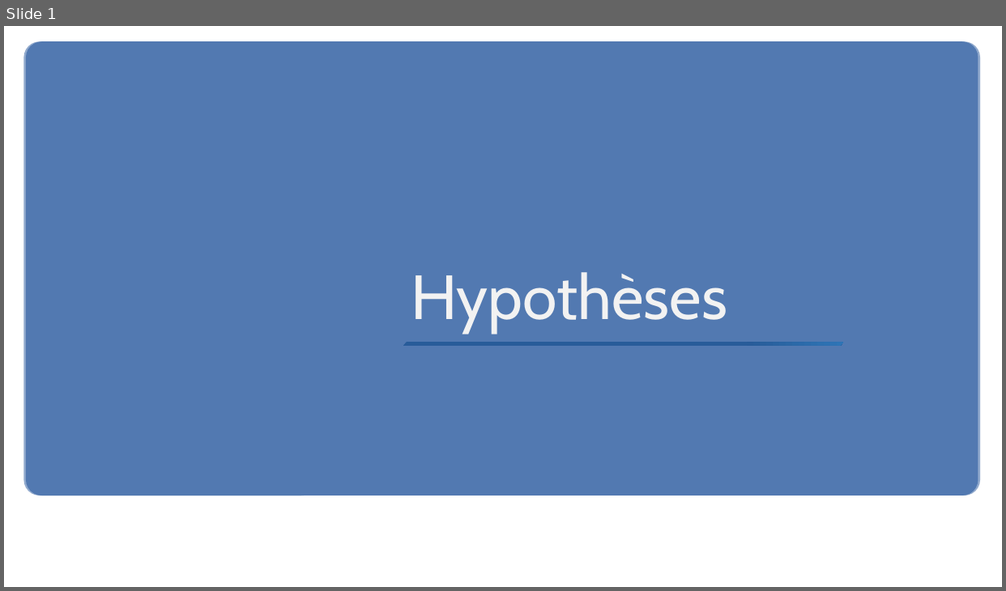
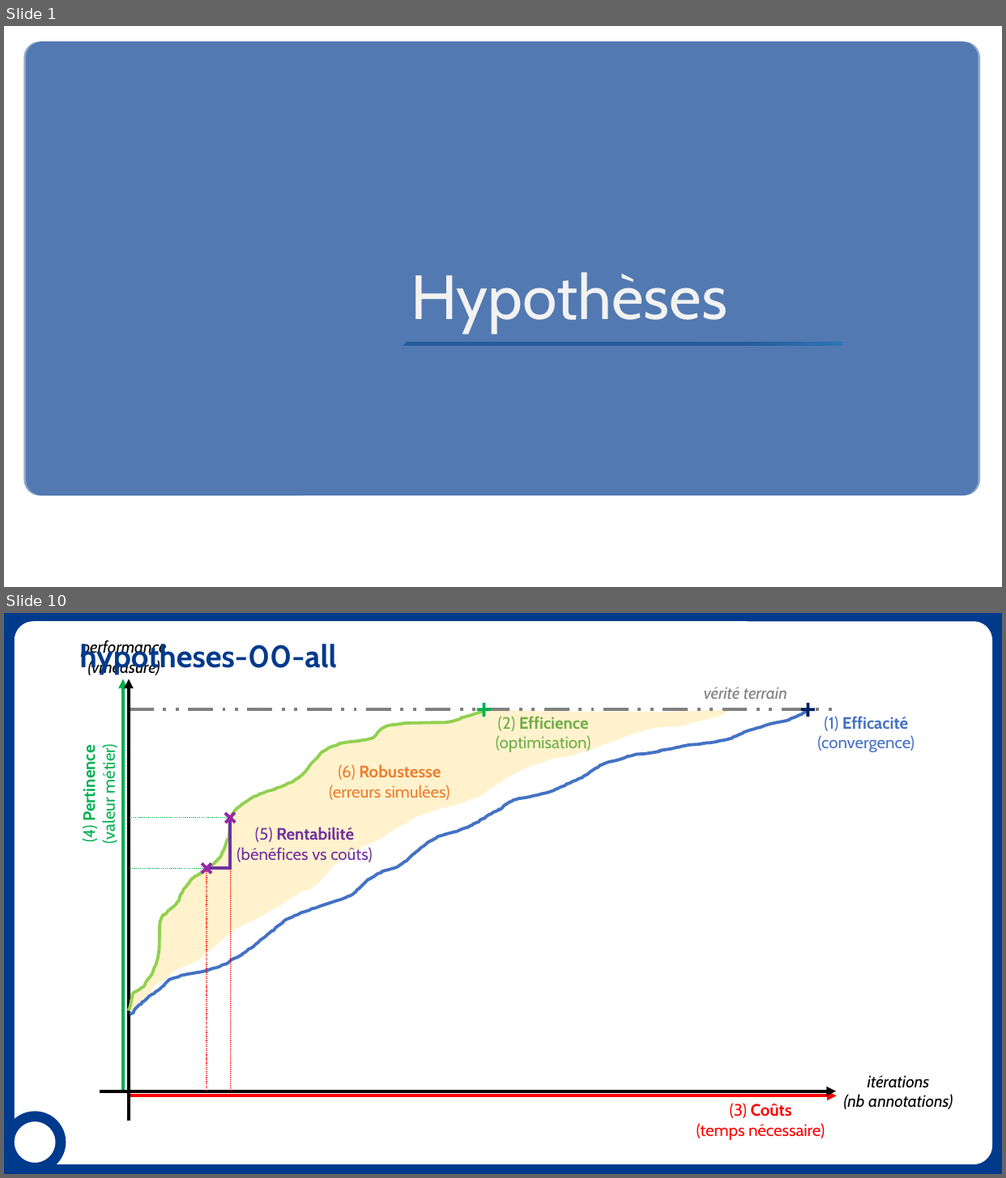
Before and after one commit to erwanschild/interactive-clustering-phd-report, a slide deck: draft/hypotheses.pptx. Shown one above the other, each under a label of ours: slide 1 before the commit, slides 1 and 10 after it; the slides between them are not shown. The pictures are 1006x591 and 1006x1178 pixels, drawn with LibreOffice and Linux fonts; fonts in the diff are those of the drawing; background and template pictures are left out. Boxes give left, top, right and bottom in pixels: in the first picture for what was removed or moved away, otherwise in the second. Text is boxed around its words. In the diff, an @@ line names an element or a change of style, - is before the commit and + after.

```diff
--- a/draft/hypotheses.pptx
+++ b/draft/hypotheses.pptx
@@ slide 10 added at <box>4,613,1002,1174</box>, background #003A8D; not listed: 1 template element that a slide beside it also shows @@
@@ title added at <box>80,641,337,675</box>, 30 pt, text #003A8D, bold @@
+hypotheses-00-all
@@ group added at <box>79,640,953,1140</box>: 15 lines, 9 texts, 4 arrows, 3 freeform shapes @@
+(6) Robustesse
+(erreurs simulées)
+(4) Pertinence
+(valeur métier)
+(3) Coûts
+(temps nécessaire)
+vérité terrain
+performance
+(vmeasure)
+itérations
+(nb annotations)
+(1) Efficacité
+(convergence)
+(2) Efficience
+(optimisation)
+(5) Rentabilité
+(bénéfices vs coûts)
@@ ellipse added at <box>9,1117,61,1169</box>, fill #FFFFFF, outline #003A8D 10 pt @@
```
Also in this commit, not shown: 8 slides changed, 13 other files.
